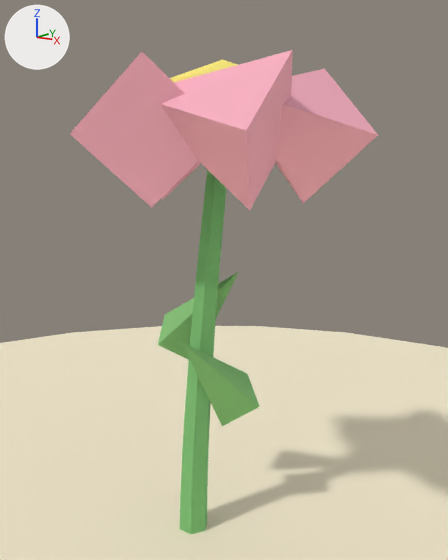
The Blender file tools/mcp/blender-mcp/50-Vegetacion/flor_isla_lowpoly.blend, before and after one commit.
Rendered twice from a 50 mm camera at (0.99, -1.155, 0.991) aimed at (0.08, 0.031, 0.685). Arrows for +X, +Y and +Z are at upper left; the lights stay in place. The picture after the commit comes second.

Objects in the first picture: 'Base_Arena', 'SM_Centro_Flor', 'SM_Hoja_Flor_0', 'SM_Hoja_Flor_1', 'SM_Petalo_0', 'SM_Petalo_2', 'SM_Petalo_3', 'SM_Petalo_4', 'SM_Tallo_Flor'.
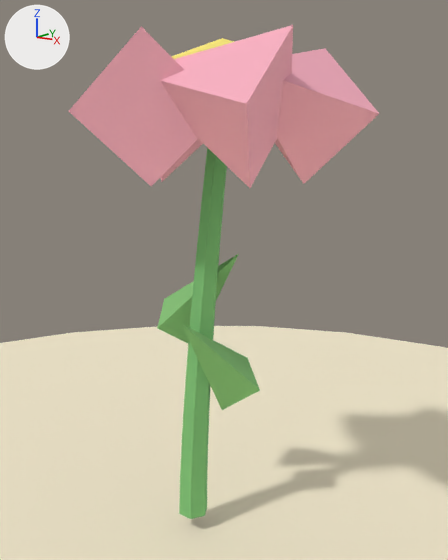
Location of each change, [x1, y1, x2, y2] in pixels of the pictures (448 x 560 px):
'SM_Petalo_4', moved
    before: [161, 50, 293, 210]
    after: [160, 25, 293, 188]
'SM_Petalo_3', moved
    before: [70, 52, 198, 208]
    after: [69, 26, 198, 186]
'SM_Petalo_0', moved
    before: [275, 69, 378, 203]
    after: [275, 48, 379, 184]
'SM_Tallo_Flor', moved
    before: [179, 170, 227, 534]
    after: [179, 148, 227, 519]
'SM_Hoja_Flor_0', moved
    before: [182, 343, 260, 426]
    after: [182, 324, 260, 410]
'SM_Hoja_Flor_1', moved
    before: [158, 272, 238, 360]
    after: [157, 254, 238, 343]
'SM_Centro_Flor', moved
    before: [170, 59, 238, 82]
    after: [171, 38, 234, 59]
'SM_Petalo_2', moved
    before: [162, 161, 201, 200]
    after: [160, 139, 203, 182]

What the commit changed:
Object 'SM_Tallo_Flor' (ob_sm_tallo_flor) moves from (0.0, 0.0, 0.0) to (0.0, 0.0, 0.045).
Object 'SM_Hoja_Flor_0' (ob_sm_hoja_flor_0) moves from (0.06, 0.0, 0.45) to (0.06, 0.0, 0.495).
Object 'SM_Hoja_Flor_1' (ob_sm_hoja_flor_1) moves from (0.004, 0.06, 0.6) to (0.004, 0.06, 0.645).
Object 'SM_Petalo_0' (ob_sm_petalo_0) moves from (0.25, 0.0, 1.07) to (0.25, 0.0, 1.115).
Object 'SM_Petalo_2' (ob_sm_petalo_2) moves from (-0.021, 0.088, 1.07) to (-0.021, 0.088, 1.115).
Object 'SM_Petalo_3' (ob_sm_petalo_3) moves from (-0.021, -0.088, 1.07) to (-0.021, -0.088, 1.115).
Object 'SM_Petalo_4' (ob_sm_petalo_4) moves from (0.146, -0.143, 1.07) to (0.146, -0.143, 1.115).
Object 'SM_Centro_Flor' (ob_sm_centro_flor) moves from (0.0, 0.0, 0.0) to (0.0, 0.0, 0.045).
